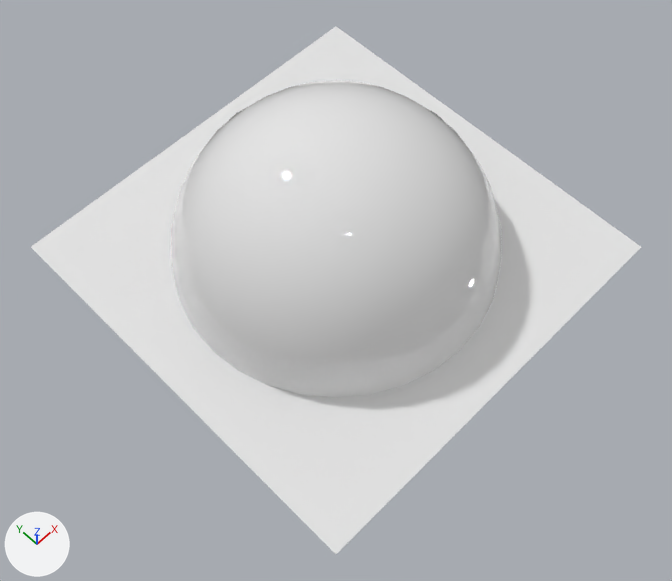
An edit to the Blender file proj/mvs.blend, drawn before and after from the same camera.
The view is the same before and after, from a camera (50 mm lens) standing at (-3.31, -3.31, 7.27) and looking at (-0.25, -0.25, -0.2). The axes (+X, +Y, +Z) are drawn at lower left. The lights are the same throughout.
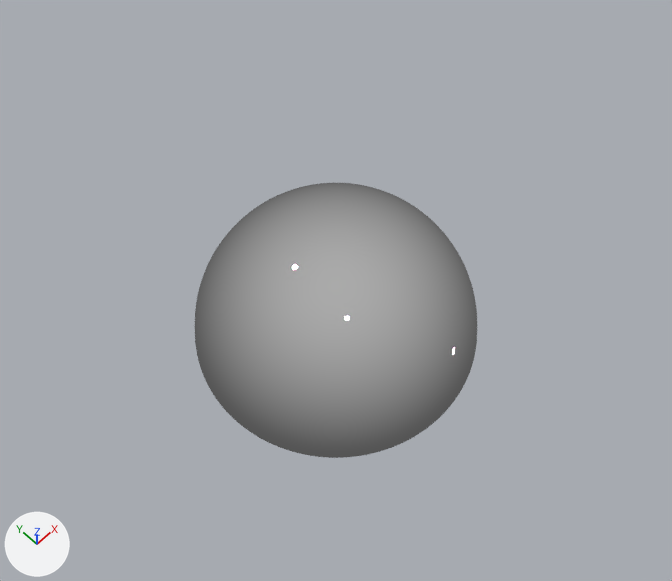
Where the change shows, as pixel boxes (x1, y1, x2, y2) in the pictures (672 x 581 px; the box of a moved part takes in the faces that stretch with it):
'Plane', surface changed, reshaped, moved, rescaled, modifiers changed (54% narrower, 48% shorter): before (31, 27, 641, 554); after (195, 183, 477, 458)
part 1 of me_plane, moved or reshaped: before (171, 80, 501, 398); after (195, 183, 477, 458)
part 2 of me_plane, deleted: before (31, 27, 641, 554)

The edits, one by one:
In material 'Material' (mat_material), metallic goes from 0.0 to 1.0.
me_plane has 261 vertices, 257 faces and spans x -1.0..1.0, y -1.0..1.0, z 0.0..0.3.
me_plane is used by ob_plane; location (0.0, 0.0, 0.0); scale (2.0, 2.0, 5.0).
me_plane part 1: the loose piece of 257 vertices spanning x -0.76..0.76, y -0.76..0.76, z 0.0..0.3 is scaled about the mesh origin by (1.32, 1.32, 3.33).
me_plane part 2: the loose piece of 4 vertices spanning x -1.0..1.0, y -1.0..1.0, z 0.0 is deleted.
Object 'Plane' (ob_plane) moves from (0.0, 0.0, 0.0) to (0.0, 0.0, -1.5).
Object 'Plane' (ob_plane) is rescaled from (2.0, 2.0, 5.0) to (1.51, 1.51, 1.5).
Object 'Plane' (ob_plane) gains a SUBSURF modifier named 'Subsurf'.
